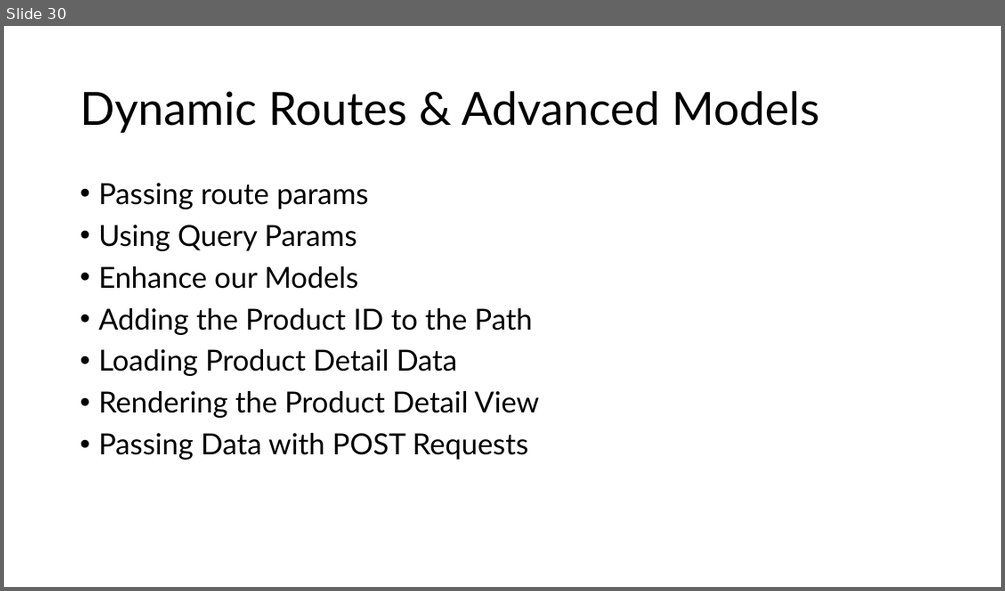
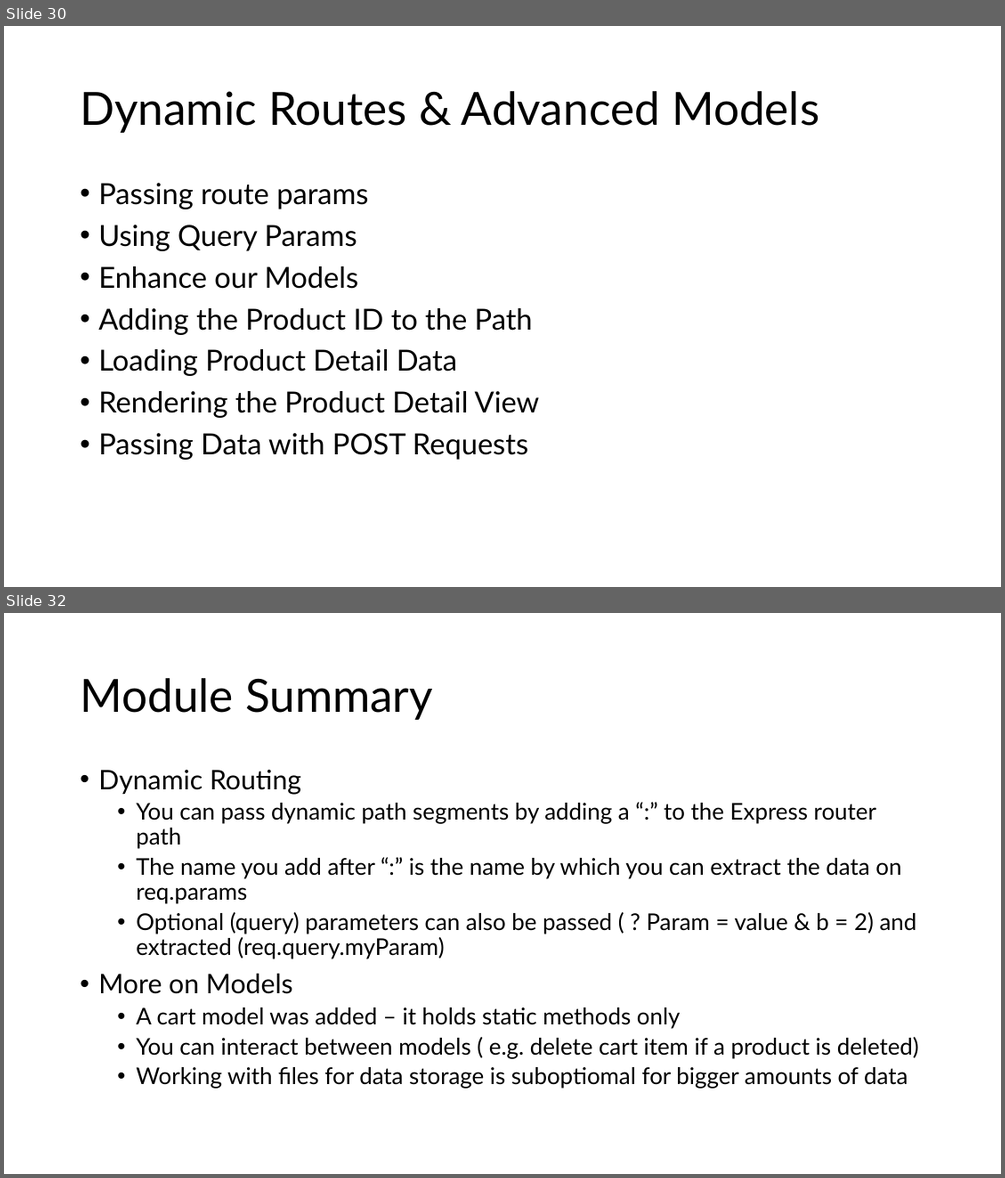
Before and after one commit to PiyushChaturvedii/Batch06, a slide deck: Node/node.pptx. Shown one above the other, each under a label of ours: slide 30 before the commit, slides 30 and 32 after it; the slides between them are not shown. The pictures are 1005x591 and 1005x1178 pixels, drawn with LibreOffice and Linux fonts; fonts in the diff are those of the drawing. Boxes give left, top, right and bottom in pixels: in the first picture for what was removed or moved away, otherwise in the second. Text is boxed around its words. In the diff, an @@ line names an element or a change of style, - is before the commit and + after.

```diff
--- a/Node/node.pptx
+++ b/Node/node.pptx
@@ slide 32 added at [4, 613, 1001, 1174], background #FFFFFF @@
@@ title added at [80, 678, 433, 720], 44 pt, text #000000 @@
+Module Summary
@@ text added at [98, 770, 919, 1088], 22.2 pt, text #000000 @@
+• Dynamic Routing
+  • You can pass dynamic path segments by adding a “:” to the Express router path
+  • The name you add after “:” is the name by which you can extract the data on req.params
+  • Optional (query) parameters can also be passed ( ? Param = value & b = 2) and extracted (req.query.myParam)
+• More on Models
+  • A cart model was added – it holds static methods only
+  • You can interact between models ( e.g. delete cart item if a product is deleted)
+  • Working with files for data storage is suboptiomal for bigger amounts of data
```
Also in this commit, not shown: 1 slide changed, 9 other slides added, 35 other files.
